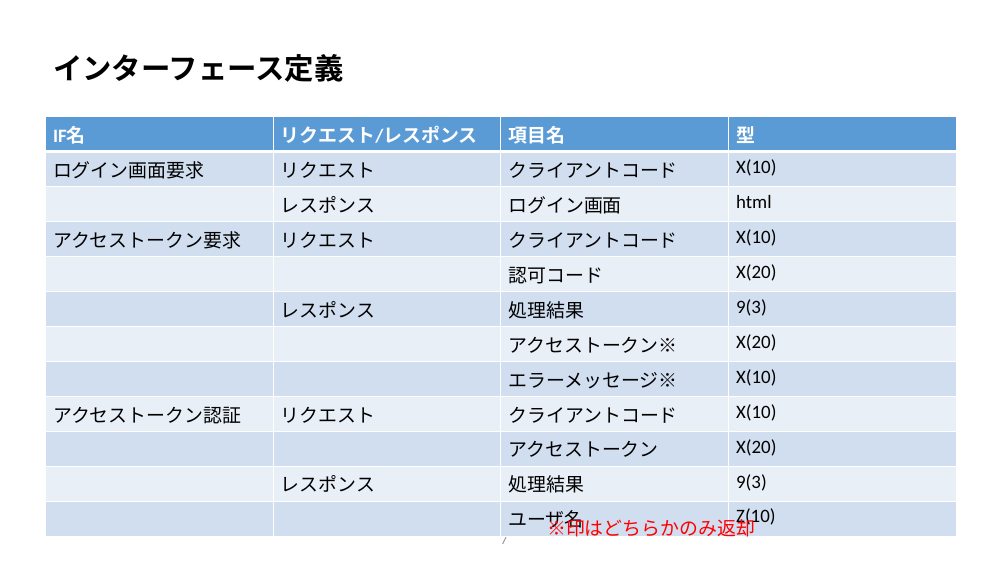
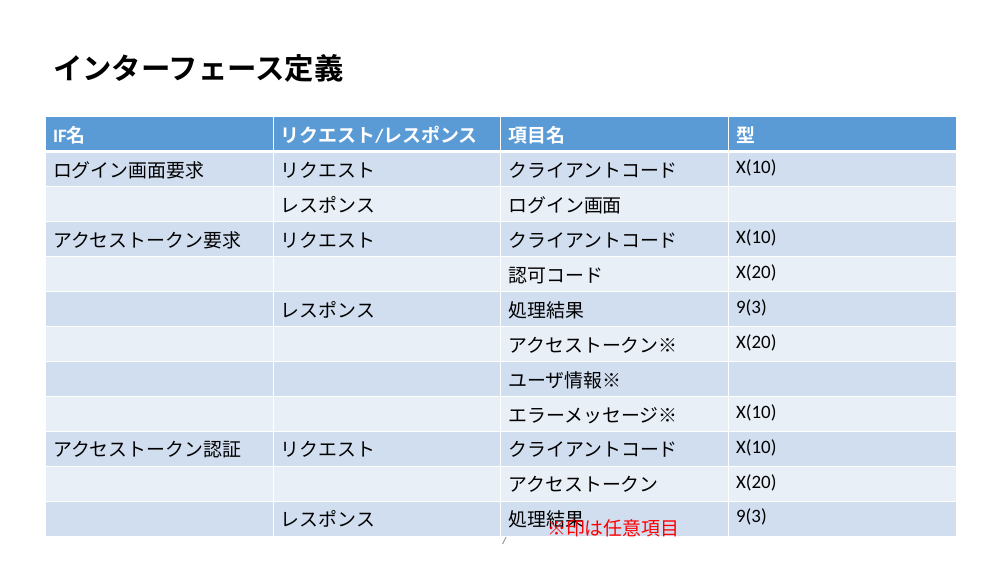
Before and after one commit to vsn23kamei/nanika, a slide deck: slide 7 of 00_要件定義/要件定義.pptx. Drawn at 1008x567 pixels with LibreOffice and Linux fonts; fonts in the diff are those of the drawing; background and template pictures are left out. Boxes give left, top, right and bottom in pixels: in the first picture for what was removed or moved away, otherwise in the second. Text is boxed around its words. In the diff, an @@ line names an element or a change of style, - is before the commit and + after.

Commit message:
DB定義まで

```diff
--- a/00_要件定義/要件定義.pptx
+++ b/00_要件定義/要件定義.pptx
@@ table at box(45, 117, 956, 536) @@
-row 3, column 4: html
+row 3, column 4: 
+row 8:  |  | ユーザ情報※ | 
-row 12:  |  | ユーザ名 | Z(10)
@@ text at box(547, 515, 679, 540): text changed @@
-※印はどちらかのみ返却
+※印は任意項目
```
Also in this commit, not shown: 6 other slides changed, 1 other file.
